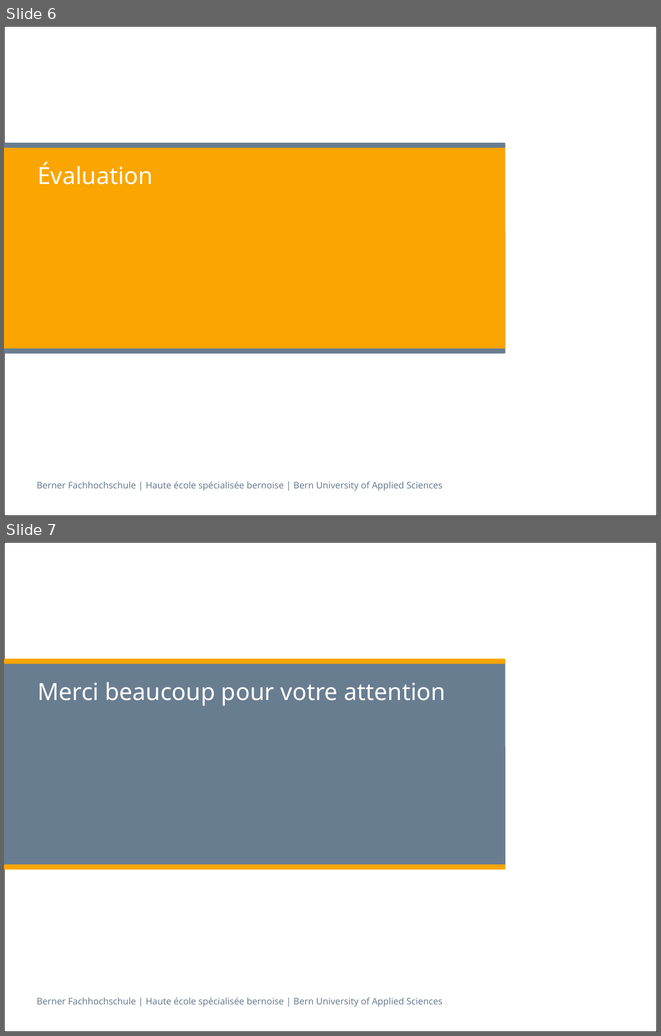
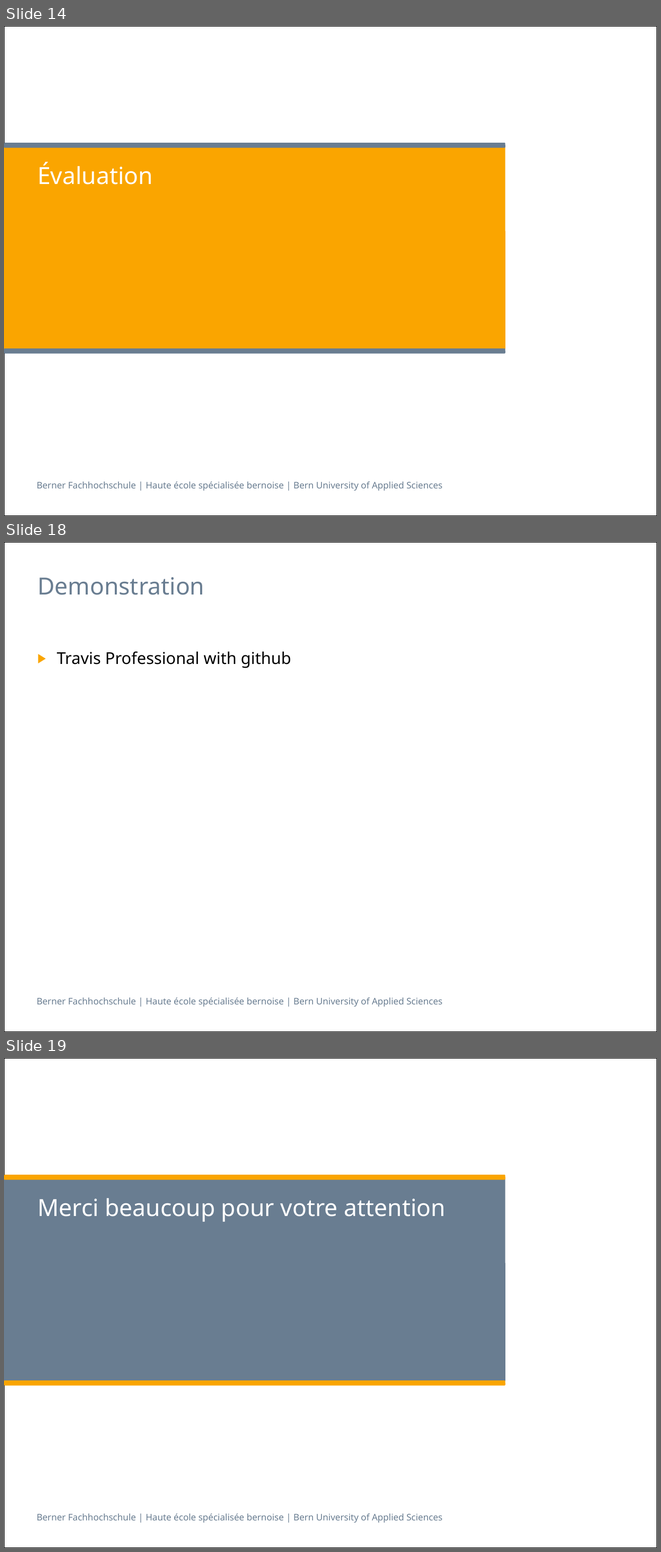
Before and after one commit to h3ll5ur7er/InfoSeminar, a slide deck: continuousIntegration/Infseminar_IntegrationContinue_aescd5.pptx. Shown one above the other, each under a label of ours: slides 6 and 7 before the commit, slides 14, 18 and 19 after it; the slides between them are not shown. The pictures are 661x1036 and 661x1552 pixels, drawn with LibreOffice and Linux fonts; fonts in the diff are those of the drawing. Boxes give left, top, right and bottom in pixels: in the first picture for what was removed or moved away, otherwise in the second. Text is boxed around its words. In the diff, an @@ line names an element or a change of style, - is before the commit and + after.

```diff
--- a/continuousIntegration/Infseminar_IntegrationContinue_aescd5.pptx
+++ b/continuousIntegration/Infseminar_IntegrationContinue_aescd5.pptx
@@ slide 18 added at <box>4,542,657,1032</box>, background #FFFFFF; not listed: 2 template elements that a slide beside it also shows @@
@@ title added at <box>37,577,204,595</box>, 26 pt, text #697D91 @@
+Demonstration
@@ text added at <box>57,651,291,668</box>, 18 pt, text #000000 @@
+▶ Travis Professional with github
@@ what was slide 6 is now slide 14 @@
@@ what was slide 7 is now slide 19 @@
```
Also in this commit, not shown: 2 slides changed, 11 other slides added.
